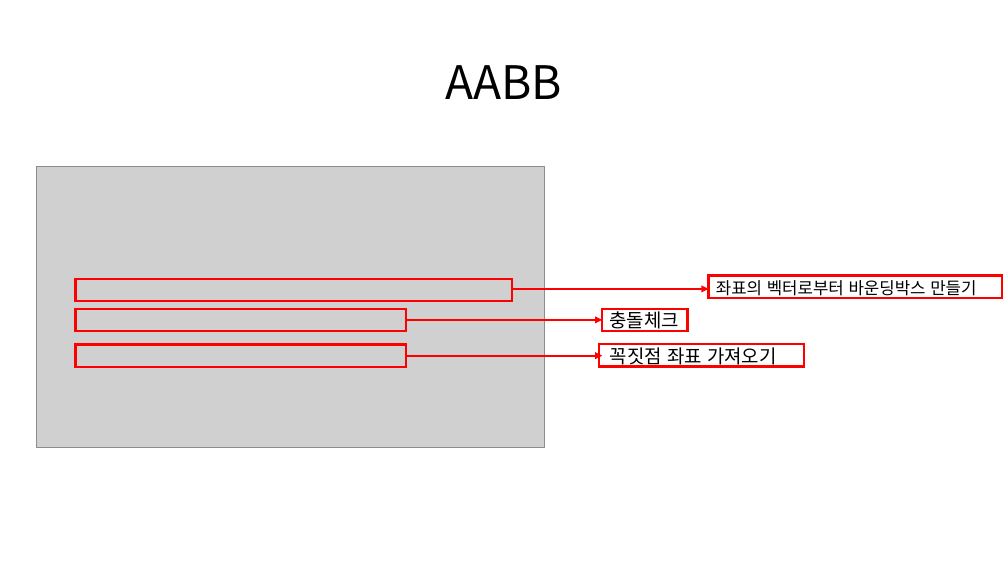
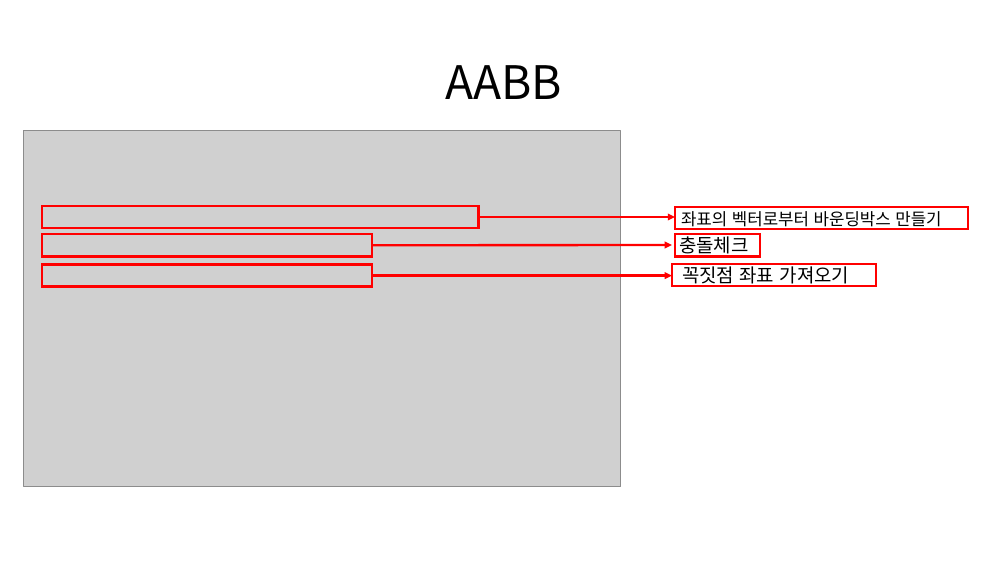
Before and after one commit to Kimseongtae9911/WarpOpenGL, a slide deck: slide 60 of 프레임워크.pptx. Drawn at 1008x567 pixels with LibreOffice and Linux fonts; fonts in the diff are those of the drawing; grey boxes stand for pictures. Boxes give left, top, right and bottom in pixels: in the first picture for what was removed or moved away, otherwise in the second. Text is boxed around its words. In the diff, an @@ line names an element or a change of style, - is before the commit and + after.

Commit message:
충돌처리적용

```diff
--- a/프레임워크.pptx
+++ b/프레임워크.pptx
@@ picture resized from (x1=37, y1=166, x2=544, y2=448) to (x1=24, y1=131, x2=622, y2=487) @@
@@ rectangle moved from (x1=76, y1=279, x2=512, y2=301) to (x1=42, y1=206, x2=479, y2=228) @@
@@ rectangle moved from (x1=76, y1=309, x2=406, y2=330) to (x1=42, y1=234, x2=373, y2=256) @@
@@ 1 text, 1 rectangle, 1 arrow moved together from (x1=512, y1=276, x2=1002, y2=299) to (x1=479, y1=207, x2=969, y2=230) @@
@@ text "충돌체크" moved from (x1=610, y1=308, x2=680, y2=332) to (x1=679, y1=233, x2=749, y2=257) @@
@@ rectangle moved from (x1=603, y1=309, x2=688, y2=331) to (x1=675, y1=234, x2=761, y2=256) @@
@@ rectangle moved from (x1=76, y1=345, x2=406, y2=367) to (x1=42, y1=265, x2=373, y2=287) @@
@@ arrow moved from (406, 320) - (603, 320) to (372, 245) - (672, 245) @@
@@ rectangle moved from (x1=600, y1=344, x2=804, y2=366) to (x1=672, y1=264, x2=876, y2=286) @@
@@ text "꼭짓점 좌표 가져오기" moved from (x1=610, y1=343, x2=777, y2=368) to (x1=682, y1=263, x2=850, y2=287) @@
@@ arrow moved from (406, 355) - (603, 355) to (372, 276) - (672, 276) @@
```
Also in this commit, not shown: 5 other slides changed, 12 slides added, 6 slides removed, 7 other files.
